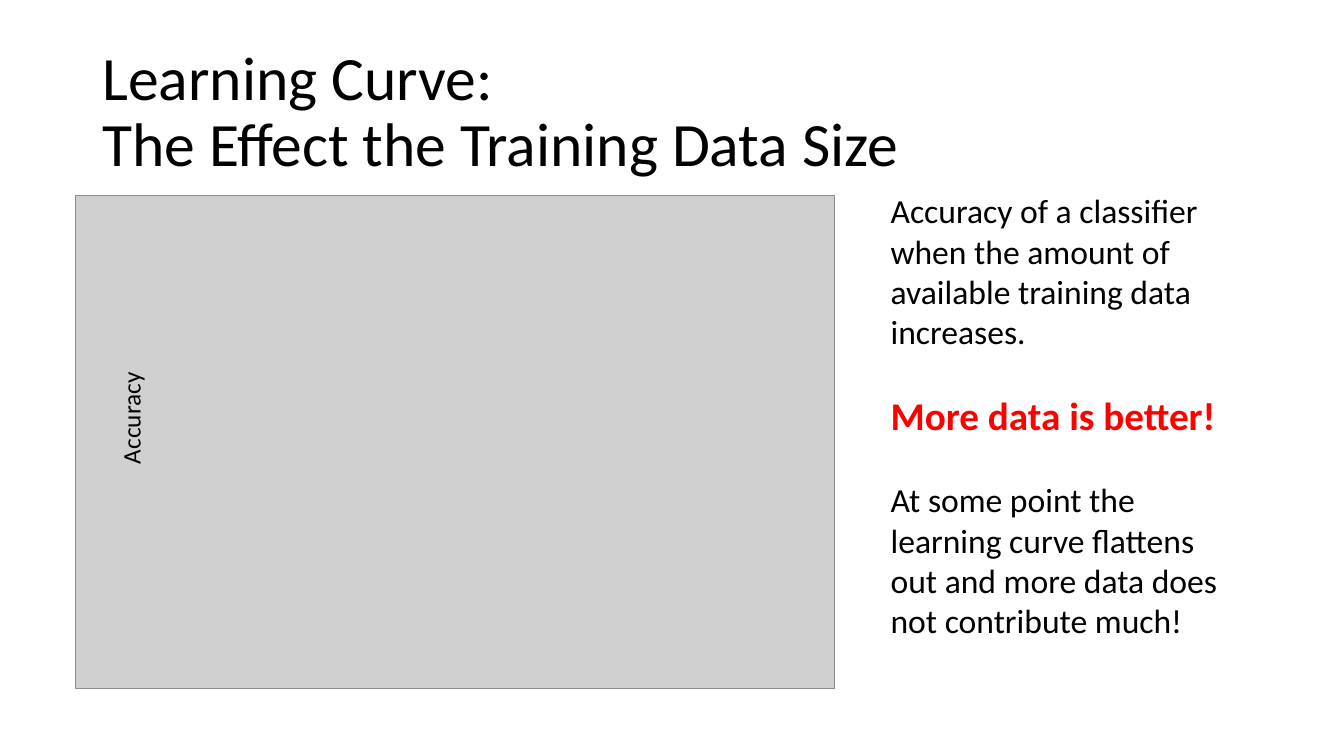
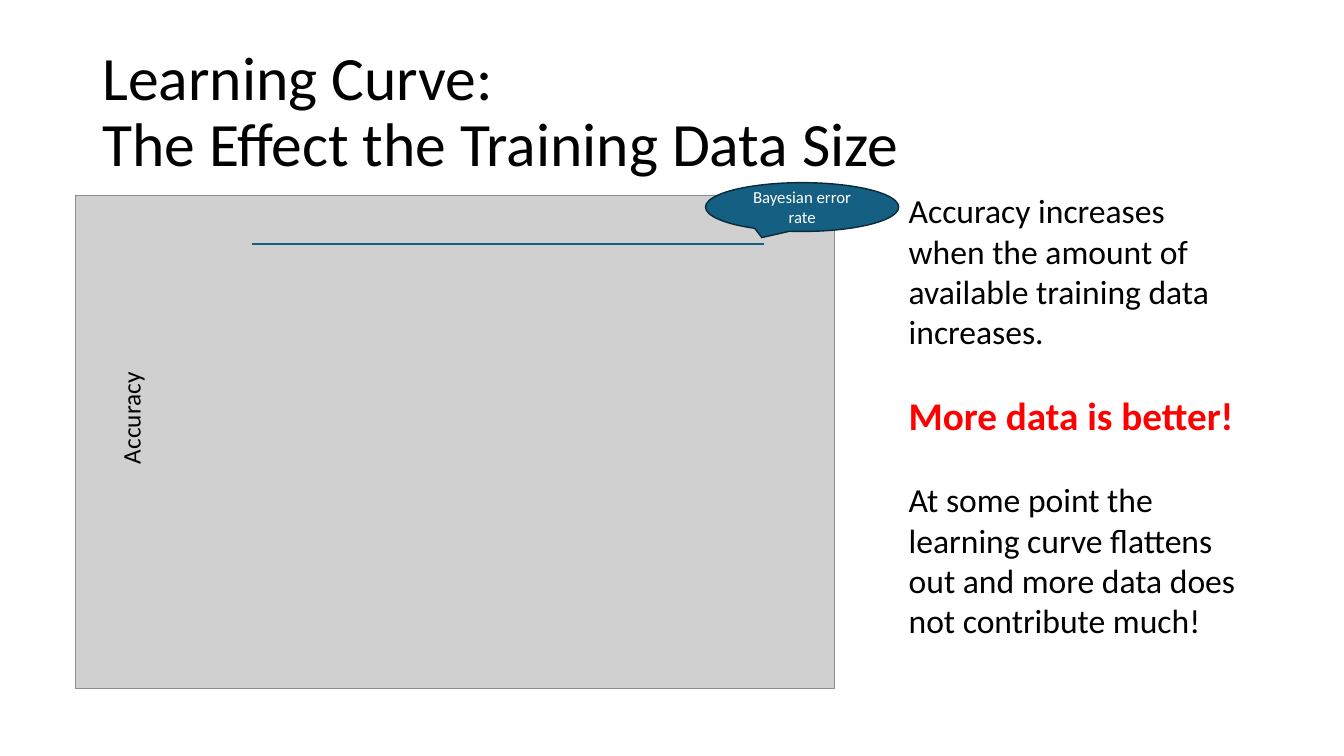
Before and after one commit to mhahsler/CS7320-AI, a slide deck: slide 24 of slides/19_ML_intro.pptx (slide 25 before the commit). Drawn at 1344x756 pixels with LibreOffice and Linux fonts; fonts in the diff are those of the drawing; grey boxes stand for pictures. Boxes give left, top, right and bottom in pixels: in the first picture for what was removed or moved away, otherwise in the second. Text is boxed around its words. In the diff, an @@ line names an element or a change of style, - is before the commit and + after.

```diff
--- a/slides/19_ML_intro.pptx
+++ b/slides/19_ML_intro.pptx
@@ speech bubble added at bbox=[706, 182, 899, 231], fill #156082, outline #092A39 1 pt, 12 pt, text #FFFFFF @@
+Bayesian error rate
@@ text "Accuracy increases when the amount ...": place and size @@
-text "Accuracy increases when the amount ..." at bbox=[891, 199, 1217, 634]
+text "Accuracy increases when the amount ..." at bbox=[909, 200, 1235, 634]
@@ text at bbox=[909, 200, 1209, 345]: text changed @@
-Accuracy of a classifier when the amount of available training data increases.
+Accuracy increases when the amount of available training data increases.
@@ line added from (252, 244) to (764, 244), #156082 1.5 pt @@
```
Also in this commit, not shown: 5 other slides changed, 1 slide removed, 9 other files.
